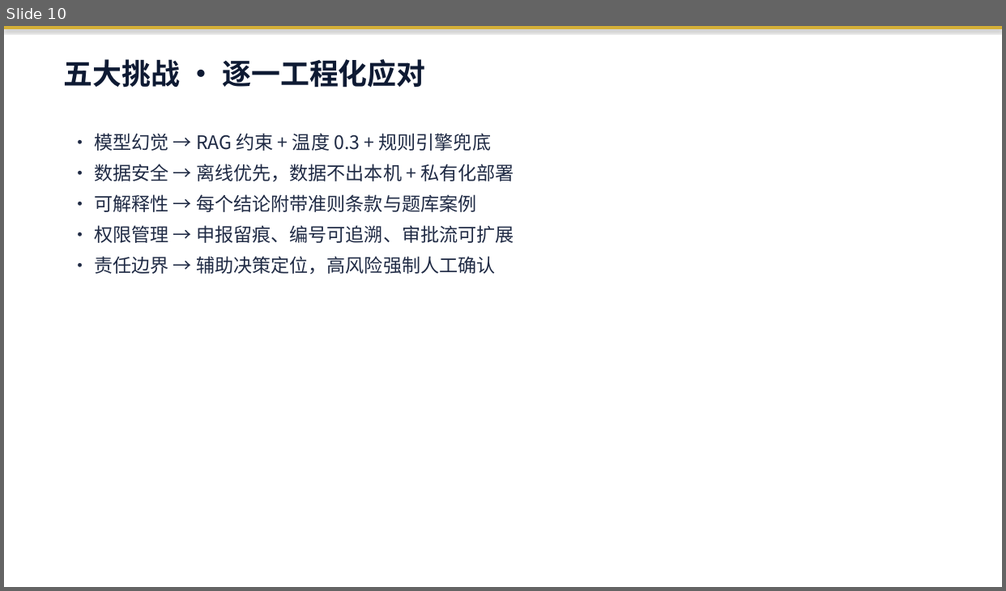
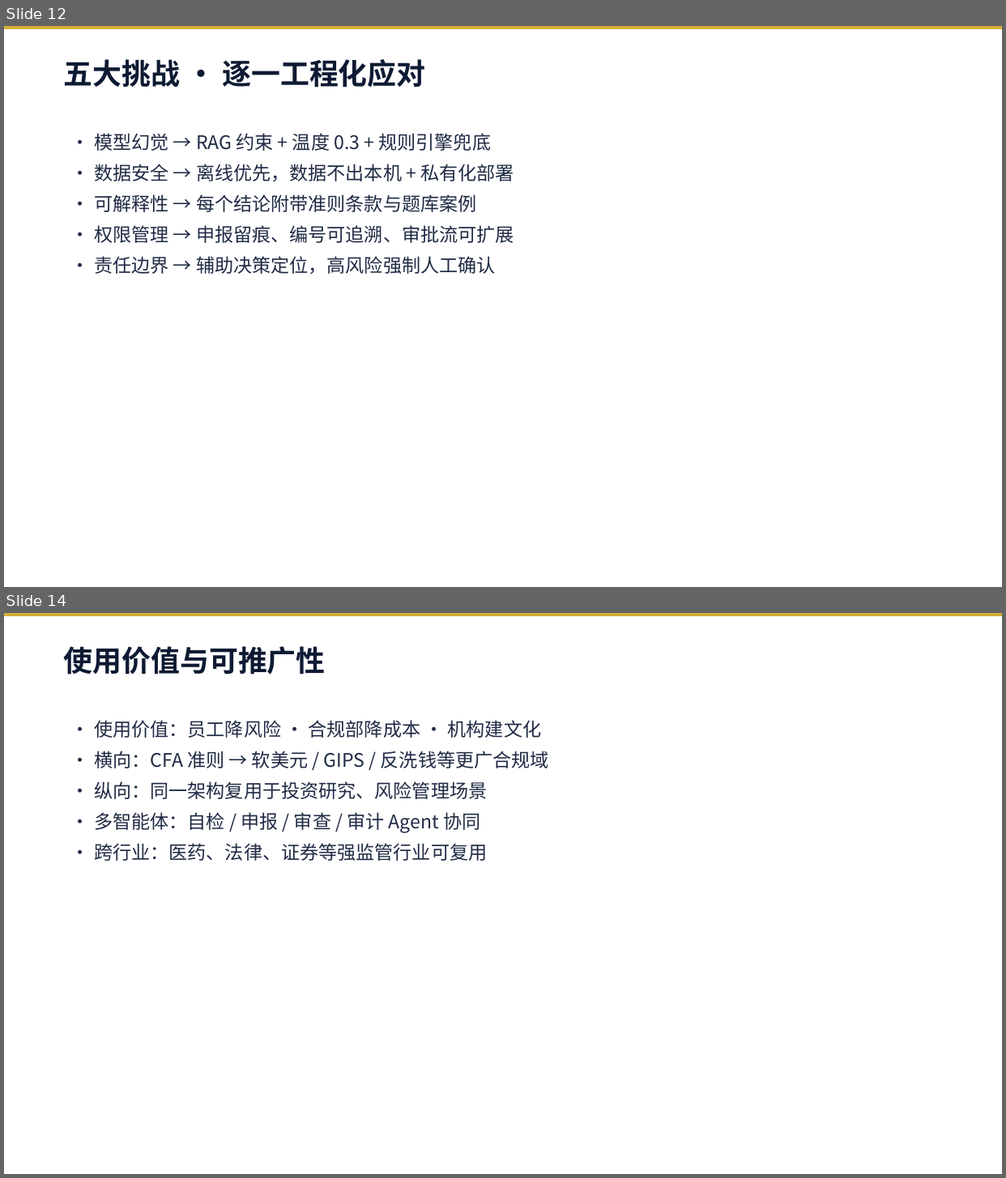
Before and after one commit to JackMA-SYSU/cfa-compliance-assistant, a slide deck: 商策PPT_暑假不回家队.pptx. Shown one above the other, each under a label of ours: slide 10 before the commit, slides 12 and 14 after it; the slides between them are not shown. The pictures are 1006x591 and 1006x1178 pixels, drawn with LibreOffice and Linux fonts; fonts in the diff are those of the drawing. Boxes give left, top, right and bottom in pixels: in the first picture for what was removed or moved away, otherwise in the second. Text is boxed around its words. In the diff, an @@ line names an element or a change of style, - is before the commit and + after.

Commit message:
feat: 重做PPT(16页)带演讲备注，覆盖5要点+改进过程+可推广性

```diff
--- a/商策PPT_暑假不回家队.pptx
+++ b/商策PPT_暑假不回家队.pptx
@@ slide 14 added at (x1=4, y1=613, x2=1002, y2=1174), background #FFFFFF @@
@@ rectangle added at (x1=4, y1=613, x2=1002, y2=616), fill #D4AF37 @@
@@ text added at (x1=64, y1=646, x2=326, y2=675), 28 pt, text #0E1A33, bold @@
+使用价值与可推广性
@@ text added at (x1=94, y1=720, x2=549, y2=861), 18 pt, text #1F2A44 @@
+• 使用价值：员工降风险 · 合规部降成本 · 机构建文化
+• 横向：CFA 准则 → 软美元 / GIPS / 反洗钱等更广合规域
+• 纵向：同一架构复用于投资研究、风险管理场景
+• 多智能体：自检 / 申报 / 审查 / 审计 Agent 协同
+• 跨行业：医药、法律、证券等强监管行业可复用
@@ what was slide 10 is now slide 12 @@
@@ slide 12 changed as well @@
@@ rectangle at (x1=4, y1=26, x2=1002, y2=29): shadow off @@
```
Also in this commit, not shown: 10 other slides changed, 4 other slides added, 2 slides removed, 2 other files.
